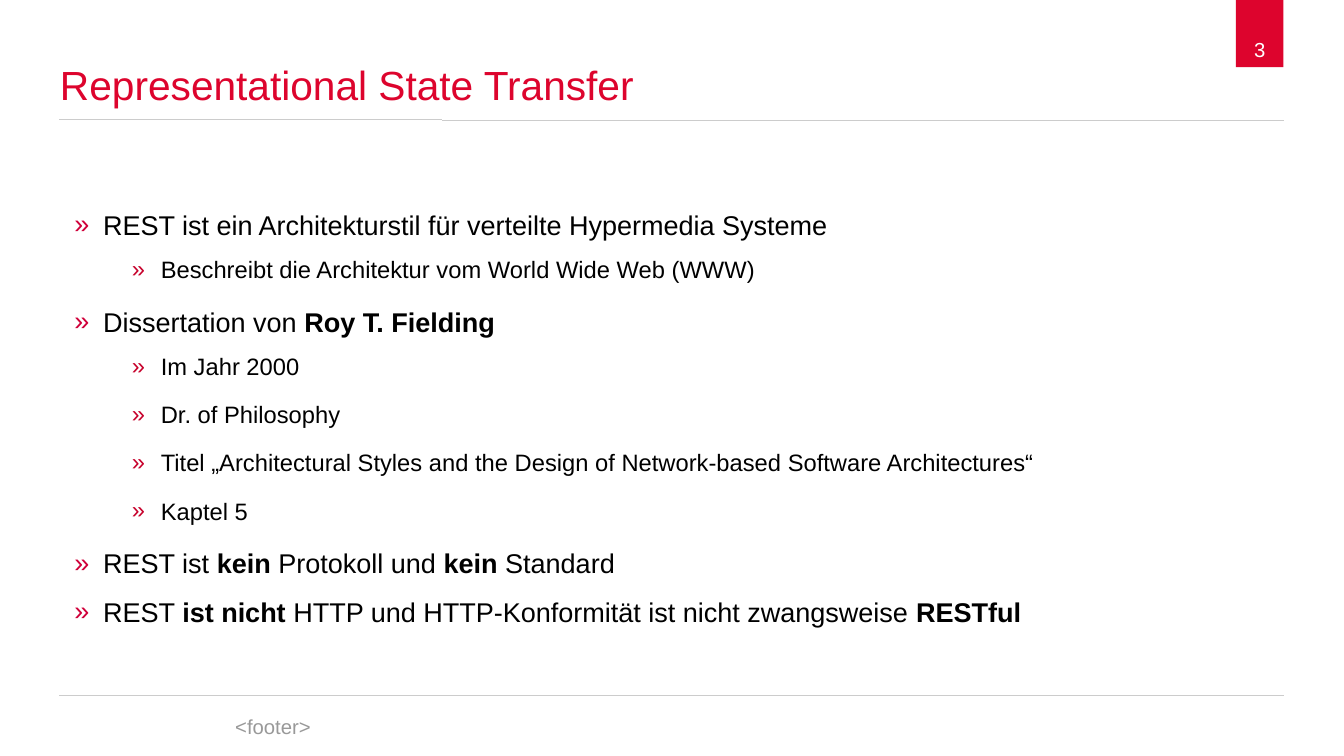
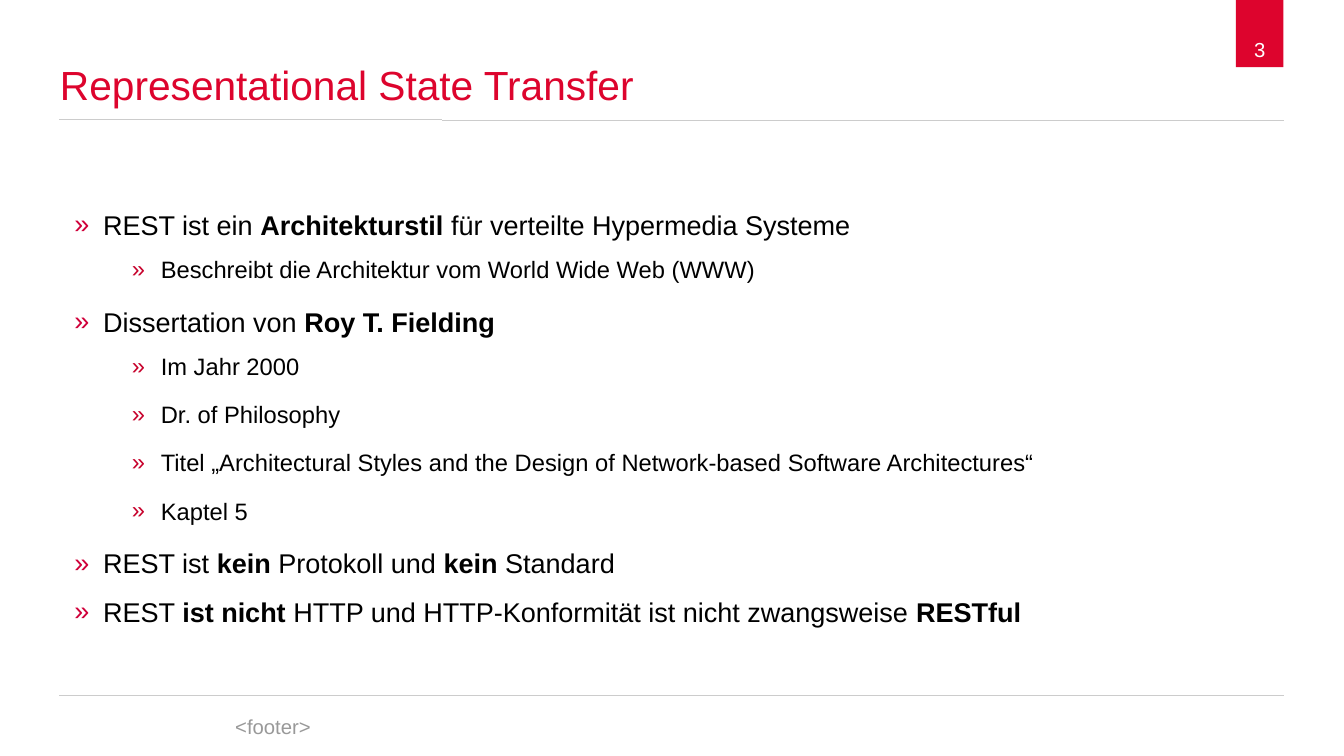
Before and after one commit to spaceone/presentations, a slide deck: slide 3 of representational-state-transfer/representational-state-transfer.odp. Drawn at 1344x756 pixels with LibreOffice and Linux fonts; fonts in the diff are those of the drawing; background and template pictures are left out. Boxes give left, top, right and bottom in pixels: in the first picture for what was removed or moved away, otherwise in the second. Text is boxed around its words. In the diff, an @@ line names an element or a change of style, - is before the commit and + after.

Commit message:
Push current state

```diff
--- a/representational-state-transfer/representational-state-transfer.odp
+++ b/representational-state-transfer/representational-state-transfer.odp
@@ text at (103, 215, 850, 240): bold on in "Architekturstil" @@
```
Also in this commit, not shown: 9 other slides changed, 5 slides added, 9 slides removed, 3 other files.
